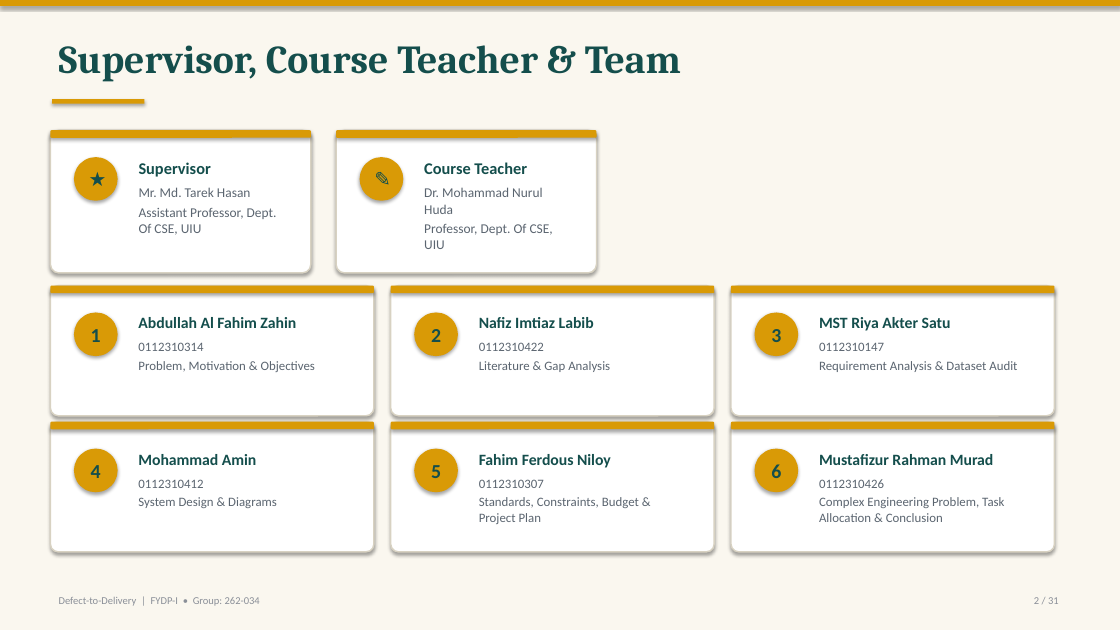
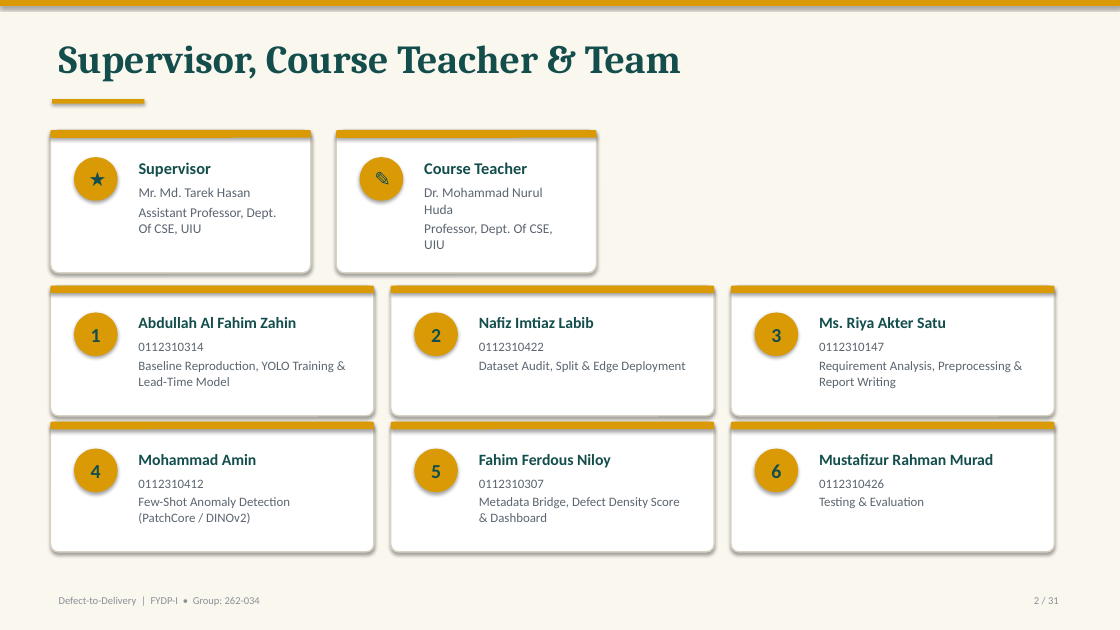
Before and after one commit to labib-ux/FYDP, a slide deck: slide 2 of slides/FYDP-I_Defect-to-Delivery.pptx. Drawn at 1120x630 pixels with LibreOffice and Linux fonts; fonts in the diff are those of the drawing. Boxes give left, top, right and bottom in pixels: in the first picture for what was removed or moved away, otherwise in the second. Text is boxed around its words. In the diff, an @@ line names an element or a change of style, - is before the commit and + after.

Commit message:
Fix deck/report cross-reference and name mismatches
- Correct figure refs to report List of Figures (Fig 3.1/3.2/3.4/3.5/3.6, Gantt Fig 5.1)
- Replace dangling 'Sec 3.2.8' reference (no such section) with Report Fig. 3.6
- Align names with report author list: Ms. Riya Akter Satu, Mohammad Amin,
  Mustafizur Rahman Murad
- Align slide 2 role cards to report Table 3.8 task allocation

```diff
--- a/slides/FYDP-I_Defect-to-Delivery.pptx
+++ b/slides/FYDP-I_Defect-to-Delivery.pptx
@@ text at (x1=819, y1=317, x2=946, y2=331): text changed @@
-MST Riya Akter Satu
+Ms. Riya Akter Satu
@@ text at (x1=138, y1=361, x2=334, y2=386): text changed @@
-Problem, Motivation & Objectives
+Baseline Reproduction, YOLO Training & Lead-Time Model
@@ text at (x1=479, y1=361, x2=685, y2=372): text changed @@
-Literature & Gap Analysis
+Dataset Audit, Split & Edge Deployment
@@ text at (x1=819, y1=361, x2=1011, y2=388): text changed @@
-Requirement Analysis & Dataset Audit
+Requirement Analysis, Preprocessing & Report Writing
@@ text at (x1=138, y1=497, x2=290, y2=524): text changed @@
-System Design & Diagrams
+Few-Shot Anomaly Detection (PatchCore / DINOv2)
@@ text at (x1=479, y1=497, x2=680, y2=522): text changed @@
-Standards, Constraints, Budget & Project Plan
+Metadata Bridge, Defect Density Score & Dashboard
@@ text at (x1=819, y1=497, x2=924, y2=508): text changed @@
-Complex Engineering Problem, Task Allocation & Conclusion
+Testing & Evaluation
```
Also in this commit, not shown: 8 other slides changed.
